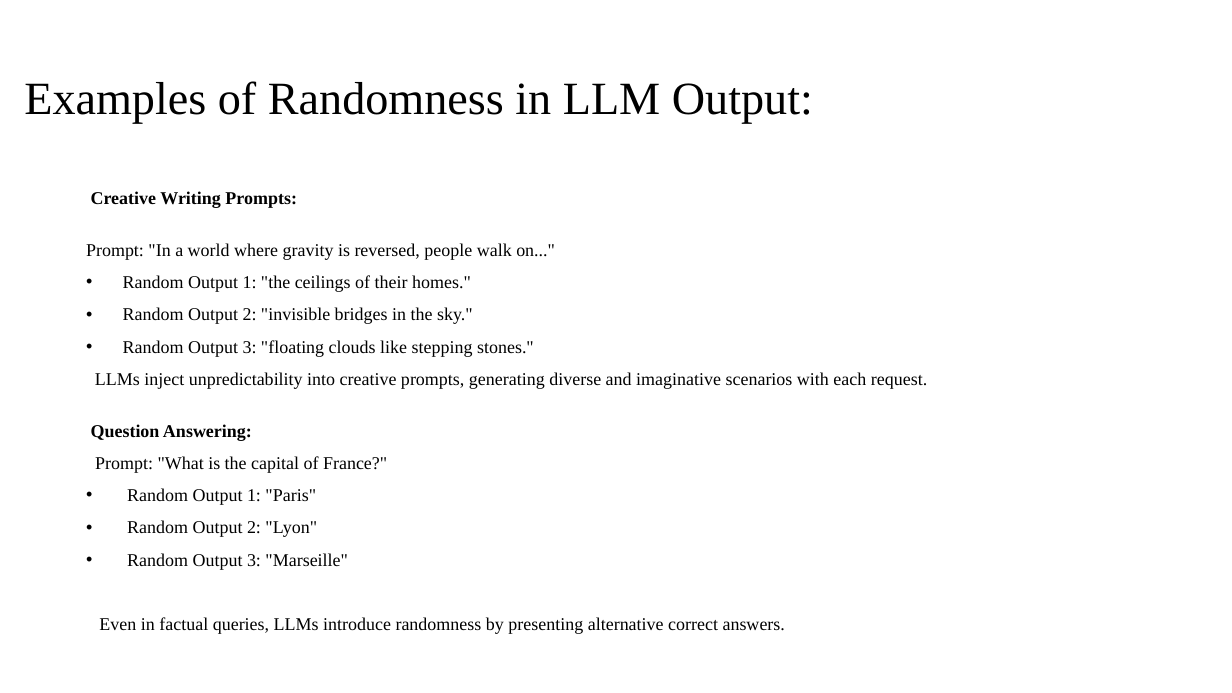
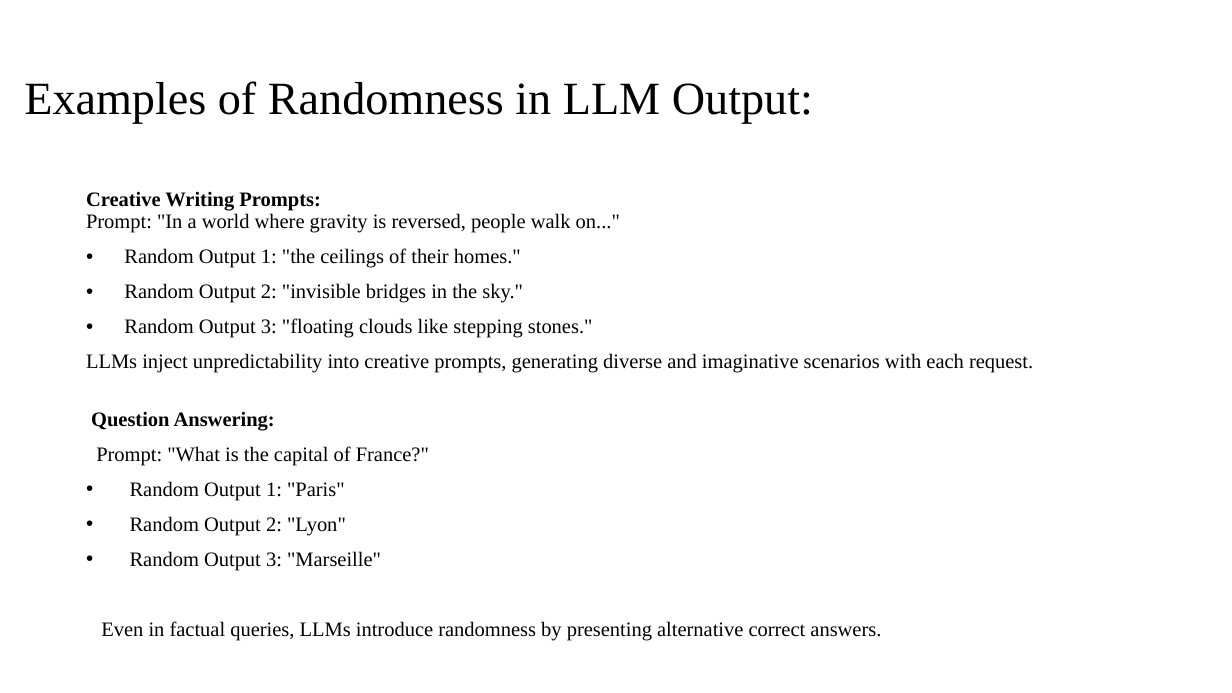
Before and after one commit to Humanitariansai/OPT, a slide deck: slide 8 of PROMPT_ENGINEERING_AND_AI/LLM-Intro_Prompting-SlideDecks_Videos_Quizzes/Introduction to LLMs and Prompting_Module1.pptx. Drawn at 1232x693 pixels with LibreOffice and Linux fonts; fonts in the diff are those of the drawing. Boxes give left, top, right and bottom in pixels: in the first picture for what was removed or moved away, otherwise in the second. Text is boxed around its words. In the diff, an @@ line names an element or a change of style, - is before the commit and + after.

```diff
--- a/PROMPT_ENGINEERING_AND_AI/LLM-Intro_Prompting-SlideDecks_Videos_Quizzes/Introduction to LLMs and Prompting_Module1.pptx
+++ b/PROMPT_ENGINEERING_AND_AI/LLM-Intro_Prompting-SlideDecks_Videos_Quizzes/Introduction to LLMs and Prompting_Module1.pptx
@@ text at (86, 191, 620, 233): text changed; size 14 to 16 pt @@
-Creative Writing Prompts:
-Prompt: "In a world where gravity is reversed, people walk on..."
+Creative Writing Prompts:
+Prompt: "In a world where gravity is reversed, people walk on..."
@@ text at (86, 248, 1033, 641): size 14 to 16 pt in "Random Output 1: "the ceilings of their ...", "Random Output 2: "invisible bridges in the ...", "Random Output 3: "floating clouds like stepping ...", "LLMs inject unpredictability into creative prompts, generati ..." and 6 more places @@
```
Also in this commit, not shown: 10 other slides changed, 7 slides added, 4 slides removed.
